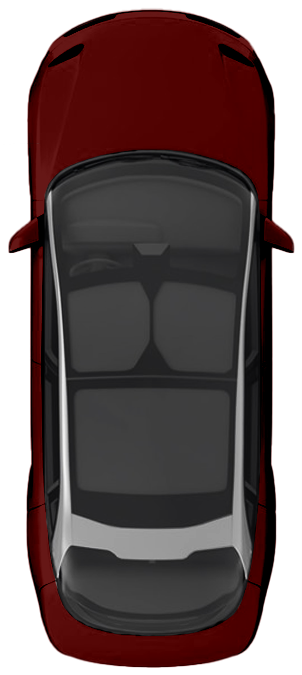
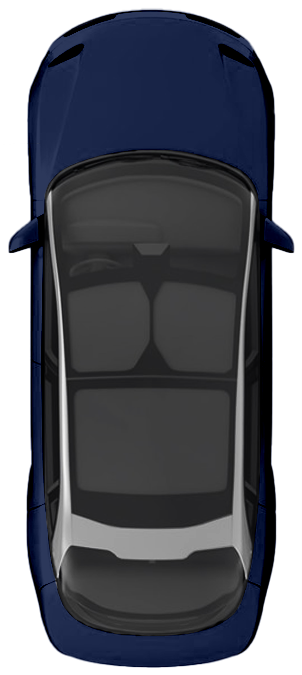
Comparing the layer stacks of the two 302×675 images. Changes:
showed "sapphire", painted on it over [8, 8, 295, 668]
hid "red", painted on it over [8, 8, 295, 668]
